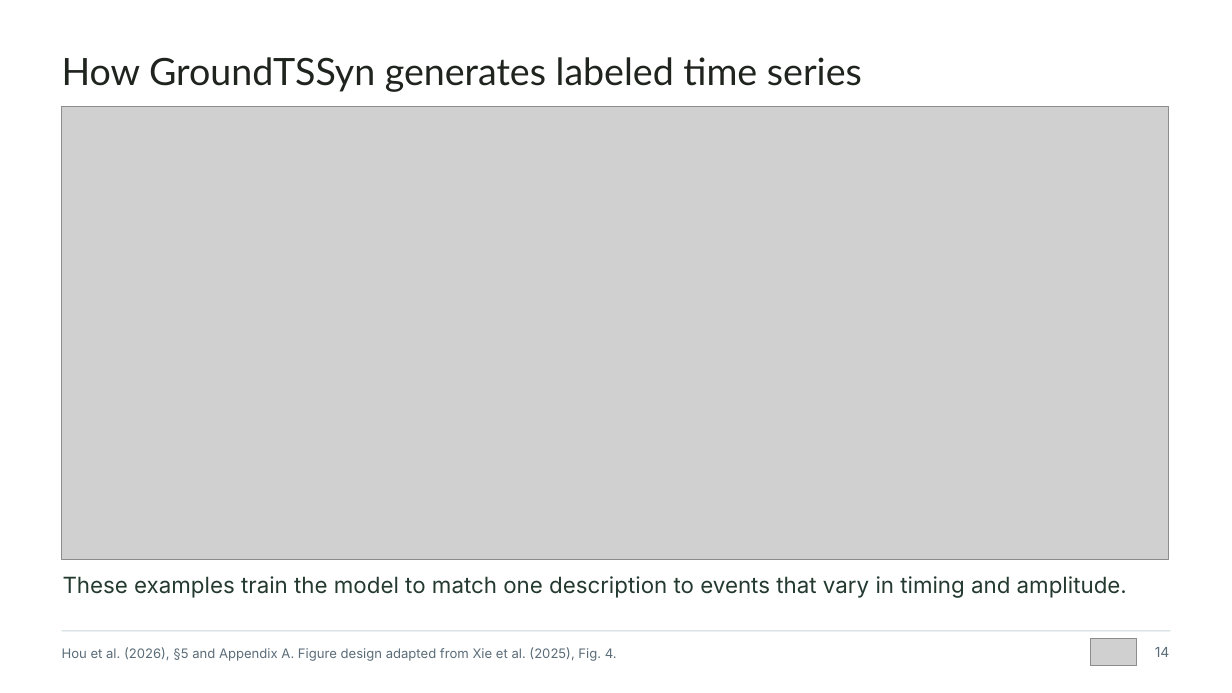
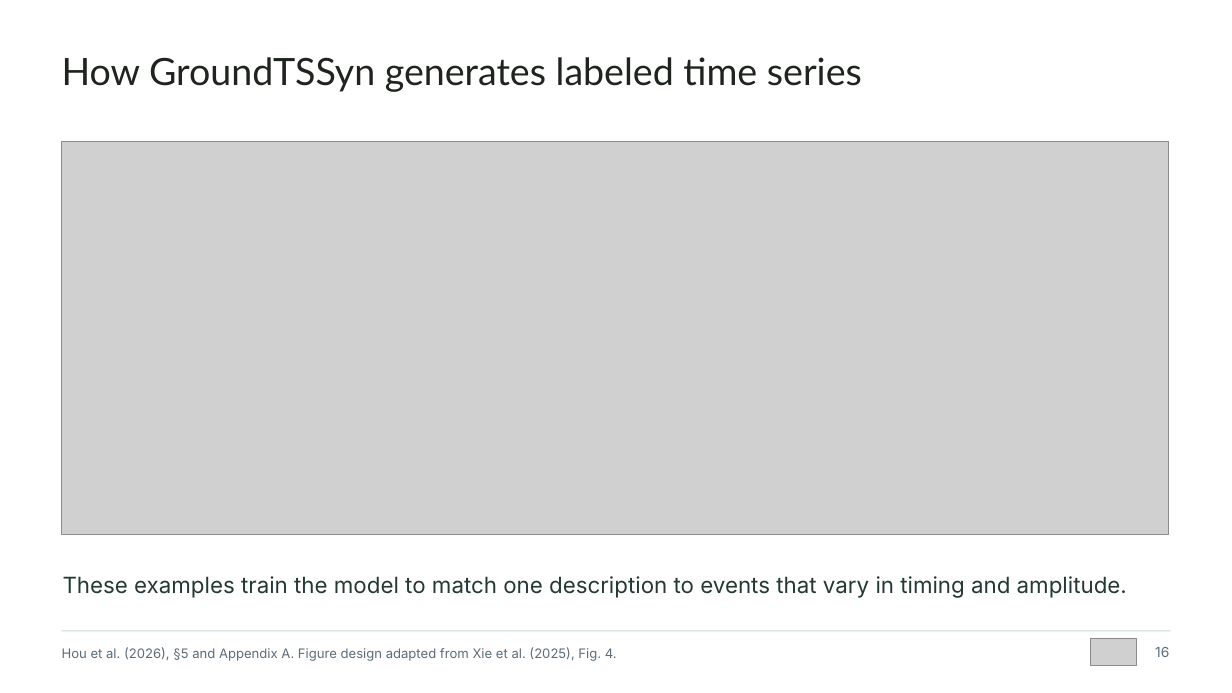
Before and after one commit to cw-wan/elegant-academic-slides-skill, a slide deck: slide 16 of examples/v0.2.0/slb-webinar-2026-11-25/SLB-Webinar-261125.pptx (slide 14 before the commit). Drawn at 1232x693 pixels with LibreOffice and Linux fonts; fonts in the diff are those of the drawing; grey boxes stand for pictures. Boxes give left, top, right and bottom in pixels: in the first picture for what was removed or moved away, otherwise in the second. Text is boxed around its words. In the diff, an @@ line names an element or a change of style, - is before the commit and + after.

```diff
--- a/examples/v0.2.0/slb-webinar-2026-11-25/SLB-Webinar-261125.pptx
+++ b/examples/v0.2.0/slb-webinar-2026-11-25/SLB-Webinar-261125.pptx
@@ picture: place and size @@
-picture at [62,107,1169,560]
+picture at [62,141,1169,534]
@@ text at [1155,647,1169,657]: text changed @@
-14
+16
```
Also in this commit, not shown: 18 other slides changed, 2 slides added, 14 other files.
